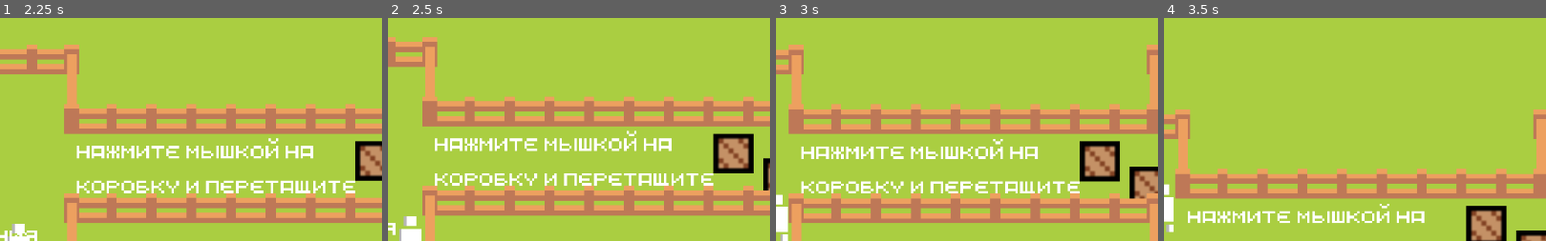
Above: before the commit, frames 1-4 (left to right).
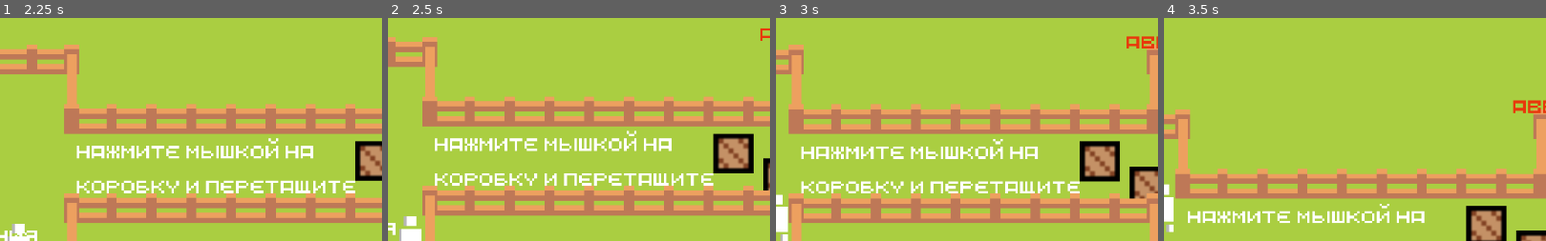
Above: after the commit, the same moments.

Repository: 0night-glider0/GameNET-history
Game: Godot game, scene res://main_scene.tscn
Same seed, same stepped clock (60 frames per second), same inputs: the game is played once before the commit and once after it.
Inputs (mouse positions are % of the whole screen's width and height, from its top left):
- Up to frame 1 (2.25 s): tap Enter at 0.5 s; move the mouse to (72, 45) at 0.52 s; press the mouse at (72, 45) at 0.53 s; hold Right (move_right) 0.53-1.28 s; move the mouse to (30, 55) at 1.27 s; release the mouse at (30, 55) at 1.28 s; hold Down (move_down) 1.28-2.03 s; click (30, 55) at 1.35 s; move the mouse to (60, 28) at 2.02 s; press the mouse at (60, 28) at 2.03 s; hold Right (move_right) from 2.03 s (still down)
- Up to frame 2 (2.5 s): keep holding Right (move_right)
- Up to frame 3 (3 s): move the mouse to (45, 70) at 2.77 s; release Right (move_right) at 2.78 s; release the mouse at (45, 70) at 2.78 s; hold Up (move_up) from 2.78 s (still down); click (45, 70) at 2.85 s
- Up to frame 4 (3.5 s): keep holding Up (move_up)
The pictures show only the part of the screen within x 50-100%, y 1-51%; the shares and areas given below are measured in that part.

Frame 1 is identical in both runs. In frame 2, less than 0.1% of the frame differs, in the area x 97-100%, y 4-11%; in frame 3, 0.3%; in frame 4, 0.4%, in the area x 91-100%, y 36-43%.

Commit message:
Фикс некоторых аватаров.

Diff:
--- a/Label.gd
+++ /dev/null
@@ -1,8 +0,0 @@
-extends Label
-
-
-
-func _process(delta):
-	percent_visible+=0.01
-	if percent_visible >= 1:
-		percent_visible = 0
--- /dev/null
+++ b/NinePatchRect2.gd
@@ -0,0 +1,10 @@
+extends NinePatchRect
+
+func _process(delta):
+	if get_parent().stop_ai:
+		visible = false
+	else:
+		visible = true
+	$Label.percent_visible+=0.01
+	if $Label.percent_visible >= 1:
+		$Label.percent_visible = 0
--- a/main_scene.tscn
+++ b/main_scene.tscn
@@ -8,7 +8,8 @@
 [ext_resource path="res://main_scene.gd" type="Script" id=6]
 [ext_resource path="res://objects/member.tscn" type="PackedScene" id=7]
 [ext_resource path="res://sprites/ground tiles.png" type="Texture" id=8]
-[ext_resource path="res://Label.gd" type="Script" id=9]
+[ext_resource path="res://NinePatchRect2.gd" type="Script" id=9]
+[ext_resource path="res://sprites/gui.png" type="Texture" id=10]
 
 [sub_resource type="TileSet" id=1]
 0/name = "ground tiles.png 0"
@@ -268,14 +269,33 @@
 run_frequency = 2.0
 speed = 100.0
 
-[node name="Label" type="Label" parent="YSort/лиза"]
-margin_left = -59.236
-margin_top = -25.8648
-margin_right = 60.764
-margin_bottom = -11.8648
+[node name="NinePatchRect2" type="NinePatchRect" parent="YSort/лиза"]
+margin_left = -63.25
+margin_top = -39.75
+margin_right = 63.75
+margin_bottom = -21.75
+grow_horizontal = 2
+grow_vertical = 0
+texture = ExtResource( 10 )
+region_rect = Rect2( 0, 0, 16, 16 )
+patch_margin_left = 9
+patch_margin_top = 9
+patch_margin_right = 9
+patch_margin_bottom = 9
+axis_stretch_horizontal = 1
+axis_stretch_vertical = 1
+script = ExtResource( 9 )
+__meta__ = {
+"_edit_use_anchors_": false
+}
+
+[node name="Label" type="Label" parent="YSort/лиза/NinePatchRect2"]
+margin_left = 3.76401
+margin_top = 3.13519
+margin_right = 123.764
+margin_bottom = 17.1352
 custom_fonts/font = ExtResource( 3 )
 text = "очень хочется роллов..."
-script = ExtResource( 9 )
 __meta__ = {
 "_edit_use_anchors_": false
 }
@@ -356,9 +376,14 @@
 web приложение?"
 
 [node name="Фелисити Вандеркеллер" parent="YSort" instance=ExtResource( 7 )]
-position = Vector2( 1035, 465 )
-nick = "Фелисити Вандеркеллер"
-message = "зачем этот опрос? "
+modulate = Color( 0.917647, 0.219608, 0.0470588, 1 )
+position = Vector2( 321.794, 60.534 )
+nick = "abedead"
+message = "привет. давай я проведу
+экскурсию по нашему музею."
+run_frequency = -1.0
+speed = 0.0
+area_radius = 0
 
 [node name="player" parent="YSort" instance=ExtResource( 4 )]
 position = Vector2( 90, 85 )
--- a/objects/member.tscn
+++ b/objects/member.tscn
@@ -35,7 +35,6 @@
 [node name="AnimatedSprite" type="AnimatedSprite" parent="."]
 frames = SubResource( 1 )
 animation = "idle"
-frame = 1
 playing = true
 
 [node name="CollisionShape2D" type="CollisionShape2D" parent="."]
Not shown: 1 places in main_scene.tscn that only renumber resources
